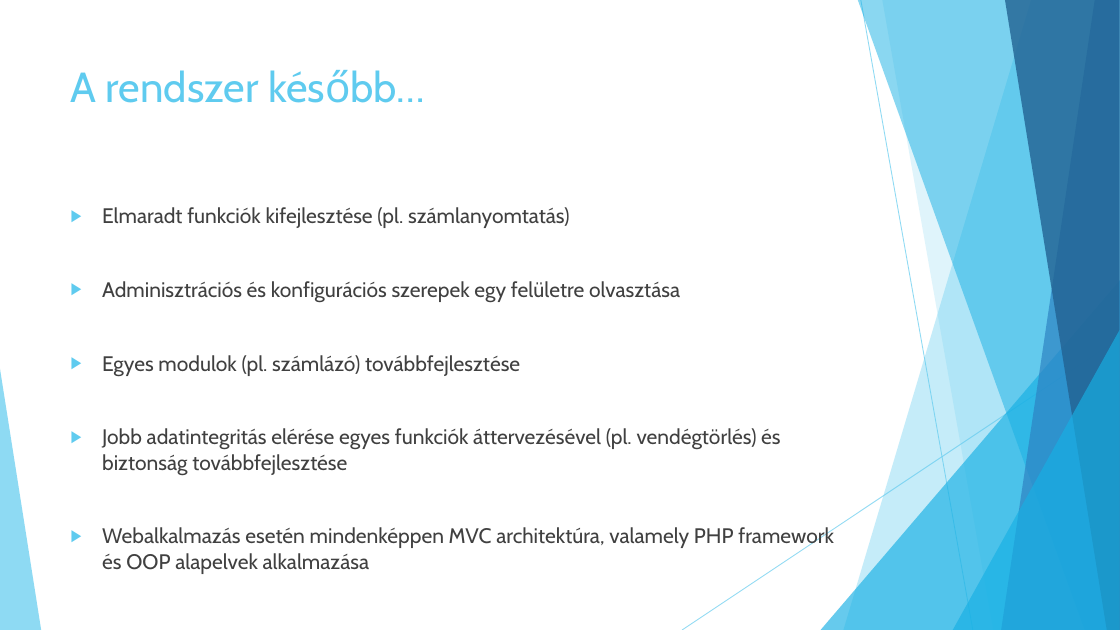
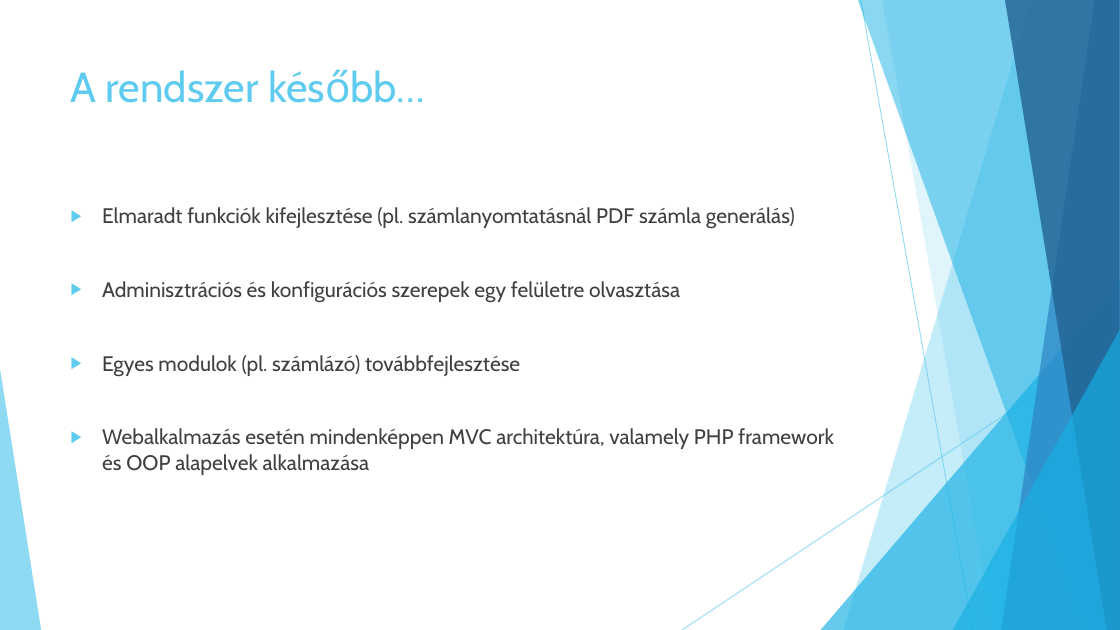
Before and after one commit to jbence1994/Virtual-Receptionist-projection, a slide deck: slide 7 of documentation/VR.pptx. Drawn at 1120x630 pixels with LibreOffice and Linux fonts; fonts in the diff are those of the drawing. Boxes give left, top, right and bottom in pixels: in the first picture for what was removed or moved away, otherwise in the second. Text is boxed around its words. In the diff, an @@ line names an element or a change of style, - is before the commit and + after.

```diff
--- a/documentation/VR.pptx
+++ b/documentation/VR.pptx
@@ text at (102,207,795,228): text changed @@
-▶ Elmaradt funkciók kifejlesztése (pl. számlanyomtatás)
+▶ Elmaradt funkciók kifejlesztése (pl. számlanyomtatásnál PDF számla generálás)
@@ text at (102,428,780,476): paragraph removed @@
-▶ Jobb adatintegritás elérése egyes funkciók áttervezésével (pl. vendégtörlés) és biztonság továbbfejlesztése
```
Also in this commit, not shown: 1 slide added, 2 slides removed.
